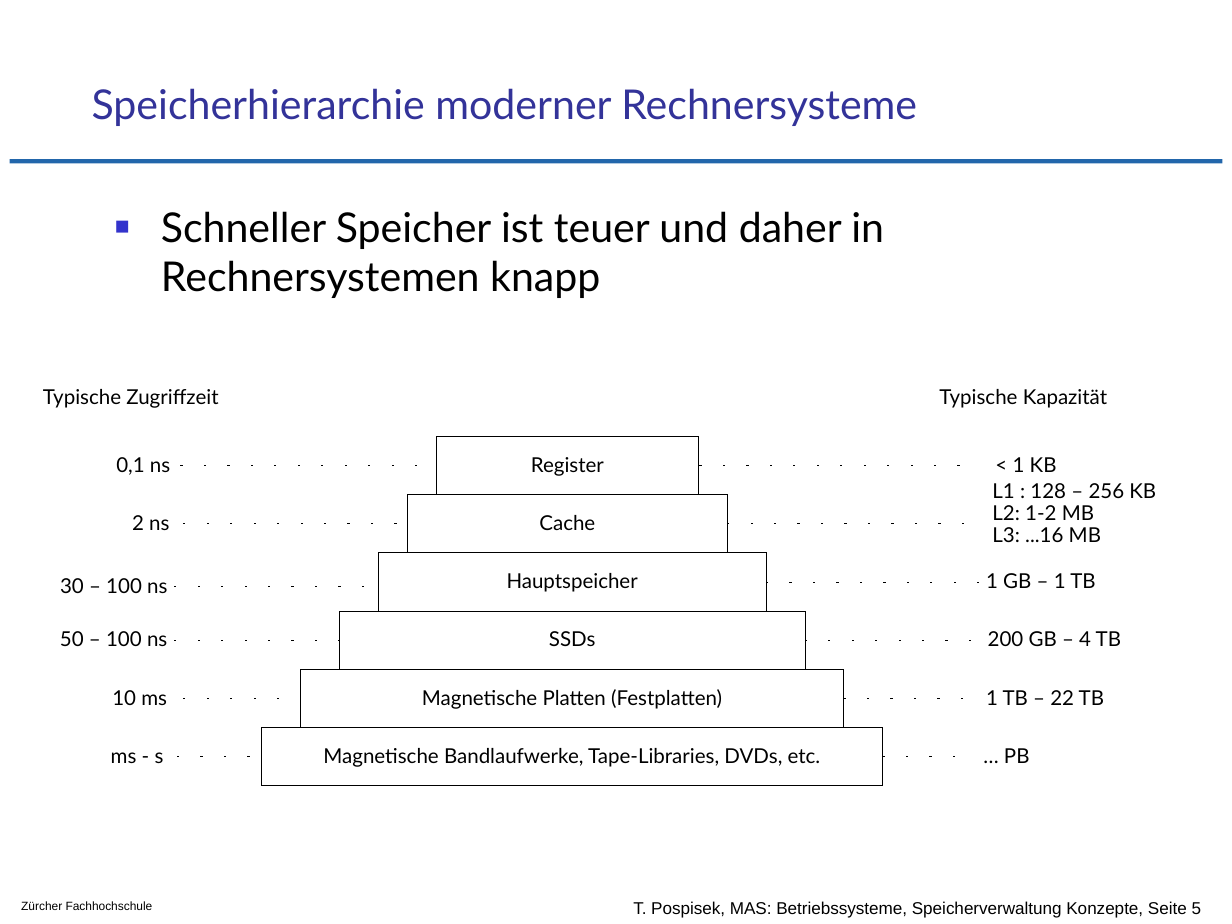
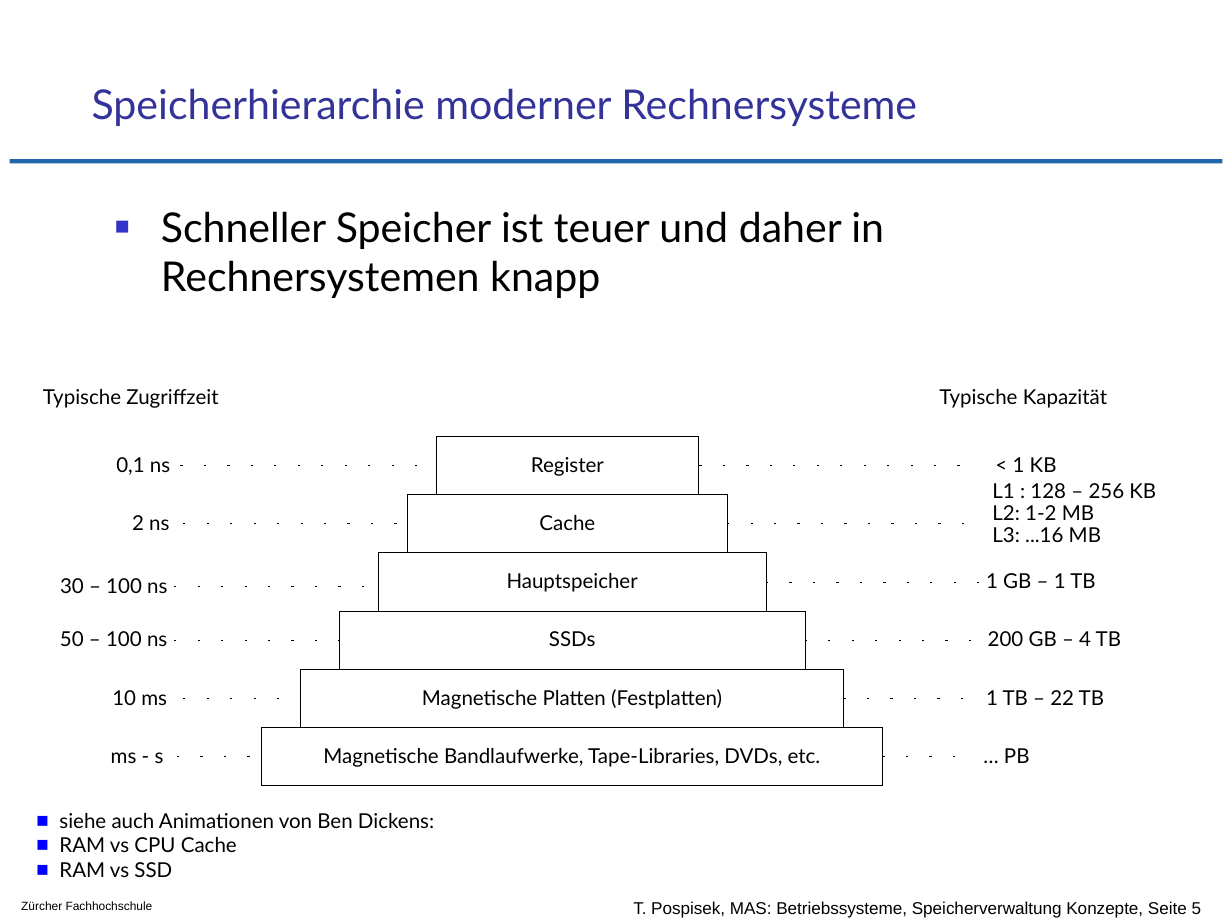
Before and after one commit to tpo/betriebssysteme, a slide deck: slide 5 of 10_Speicherverwaltung_Grundlegende_Konzepte.odp. Drawn at 1232x924 pixels with LibreOffice and Linux fonts; fonts in the diff are those of the drawing; background and template pictures are left out. Boxes give left, top, right and bottom in pixels: in the first picture for what was removed or moved away, otherwise in the second. Text is boxed around its words. In the diff, an @@ line names an element or a change of style, - is before the commit and + after.

```diff
--- a/10_Speicherverwaltung_Grundlegende_Konzepte.odp
+++ b/10_Speicherverwaltung_Grundlegende_Konzepte.odp
@@ text added at (59, 813, 434, 877), 12 pt, text #000000 @@
+■ siehe auch Animationen von Ben Dickens:
+■ RAM vs CPU Cache
+■ RAM vs SSD
```
Also in this commit, not shown: 1 other file.
